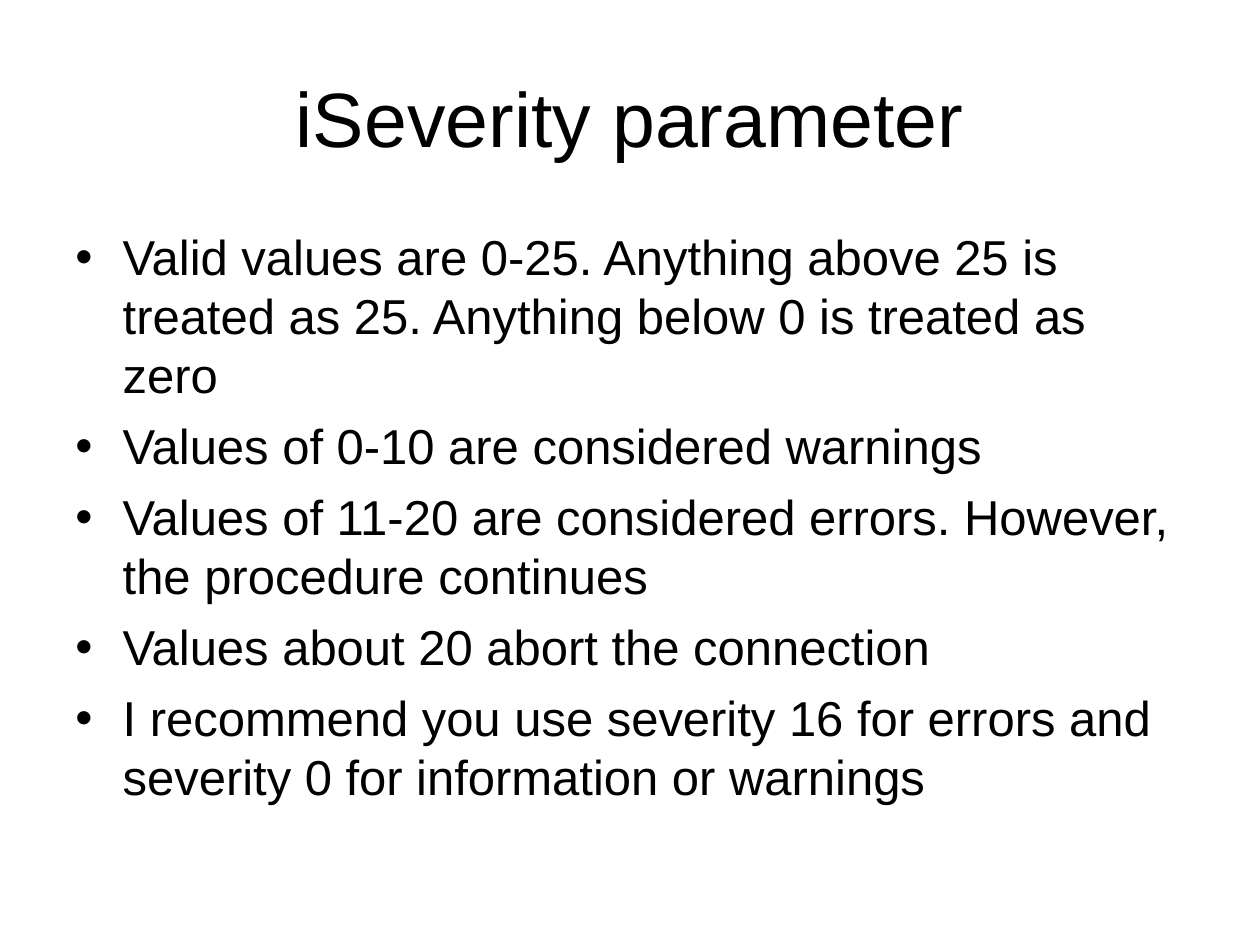
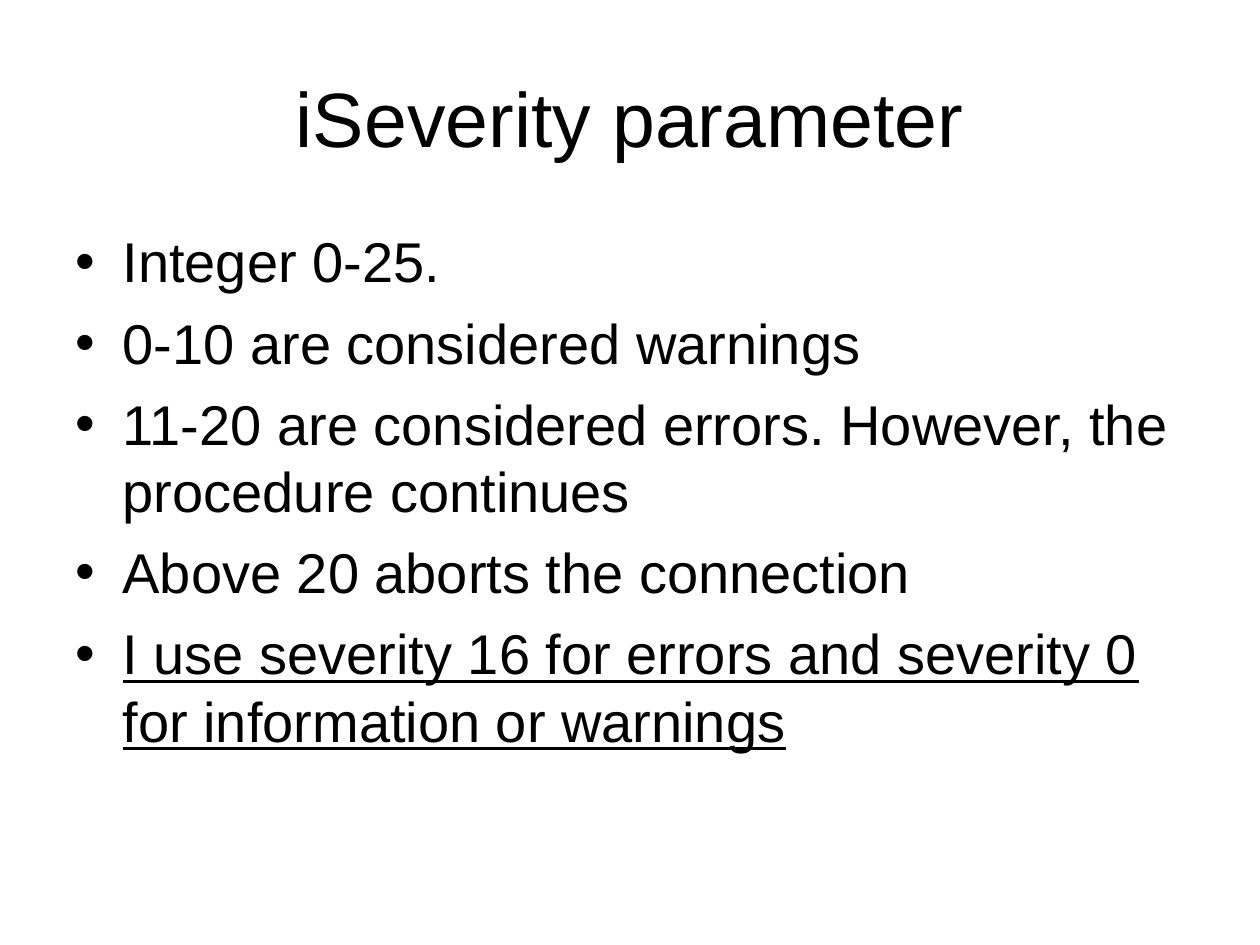
Before and after one commit to LIPHP/Employee-Contact-List, a slide deck: slide 18 of Docs/Using Microsoft SQL Server with PHP.ppt. Drawn at 1260x945 pixels with LibreOffice and Linux fonts; fonts in the diff are those of the drawing. Boxes give left, top, right and bottom in pixels: in the first picture for what was removed or moved away, otherwise in the second. Text is boxed around its words. In the diff, an @@ line names an element or a change of style, - is before the commit and + after.

Commit message:
Updated slides some more.

```diff
--- a/Docs/Using Microsoft SQL Server with PHP.ppt
+++ b/Docs/Using Microsoft SQL Server with PHP.ppt
@@ text at [123, 243, 1167, 753]: text changed; size 28 to 32 pt @@
-• Valid values are 0-25. Anything above 25 is treated as 25. Anything below 0 is treated as zero
-• Values of 0-10 are considered warnings
-• Values of 11-20 are considered errors. However, the procedure continues
-• Values about 20 abort the connection
-• I recommend you use severity 16 for errors and severity 0 for information or warnings
+• Integer 0-25.
+• 0-10 are considered warnings
+• 11-20 are considered errors. However, the procedure continues
+• Above 20 aborts the connection
+• I use severity 16 for errors and severity 0 for information or warnings
```
Also in this commit, not shown: 17 other slides changed, 1 slide added, 1 other file.
